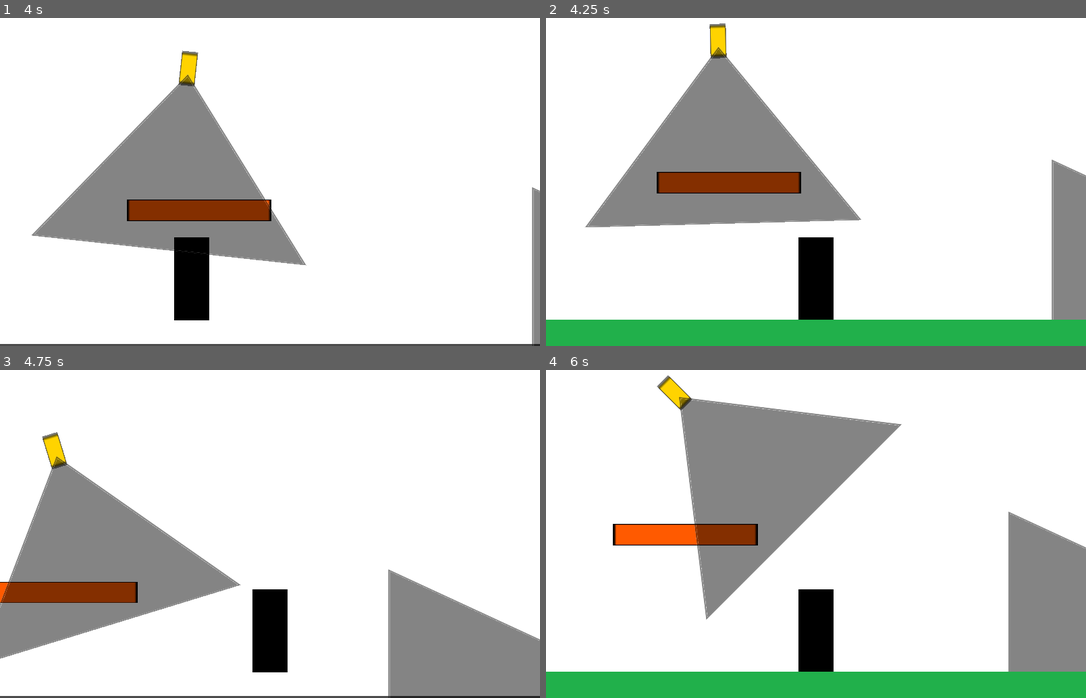
Above: before the commit, frames 1-4 (two rows, left to right).
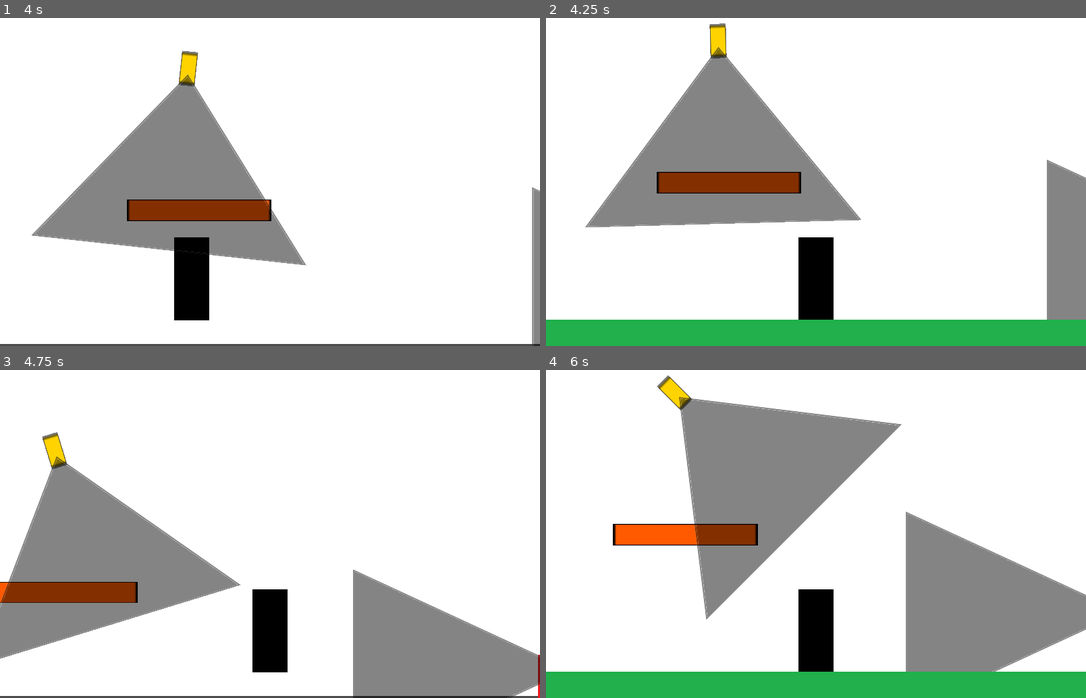
Above: after the commit, the same moments.

Repository: amuroBosetti/firulais-boss
Game: Godot game, scene res://Main.tscn
The game is run twice, just before and just after one commit, with the same random seed, the same clock (stepped at 60 frames per second) and the same inputs.
Inputs:
- Up to frame 1 (4 s): hold Right (move_right) 0.53-2.03 s; tap W (jump) at 0.77, 1.52, 3.02, 3.77 s; hold A (move_left) 2.03-2.78 s; hold Right (move_right) from 2.78 s (still down)
- Up to frame 2 (4.25 s): keep holding Right (move_right)
- Up to frame 3 (4.75 s): release Right (move_right) at 4.28 s; hold A (move_left) from 4.28 s (still down); tap W (jump) at 4.52 s
- Up to frame 4 (6 s): release A (move_left) at 5.03 s; hold Right (move_right) 5.03-5.78 s; hold A (move_left) from 5.78 s (still down)

Frame 1 is identical in both runs. In frame 2, 0.6% of the frame differs, in the area x 92-100%, y 43-92%; in frame 3, 4.1%; in frame 4, 11%, in the area x 66-100%, y 43-92%.

Commit message:
delimito mov guardias con tilemap

Diff:
--- /dev/null
+++ b/GuardLimit.gd
@@ -0,0 +1,2 @@
+extends TileMap
+class_name GuarLimit
--- a/Main.tscn
+++ b/Main.tscn
@@ -1,15 +1,15 @@
-[gd_scene load_steps=12 format=2]
+[gd_scene load_steps=15 format=2]
 
 [ext_resource path="res://assets/textures/background.png" type="Texture" id=1]
 [ext_resource path="res://entities/player/Player.tscn" type="PackedScene" id=2]
+[ext_resource path="res://assets/textures/gray_square.png" type="Texture" id=3]
 [ext_resource path="res://entities/world/Limit_V.tscn" type="PackedScene" id=4]
 [ext_resource path="res://entities/enemies/Camera.tscn" type="PackedScene" id=5]
 [ext_resource path="res://entities/world/Platform.tscn" type="PackedScene" id=6]
 [ext_resource path="res://entities/enemies/Guard.tscn" type="PackedScene" id=7]
 [ext_resource path="res://entities/world/Shadow.tscn" type="PackedScene" id=8]
 [ext_resource path="res://assets/textures/floor.png" type="Texture" id=9]
-
-[sub_resource type="GDScript" id=1]
+[ext_resource path="res://GuardLimit.gd" type="Script" id=10]
 
 [sub_resource type="ConvexPolygonShape2D" id=3]
 points = PoolVector2Array( 64, 64, 0, 64, 0, 0, 64, 0 )
@@ -37,8 +37,33 @@
 } ]
 0/z_index = 0
 
+[sub_resource type="ConvexPolygonShape2D" id=5]
+points = PoolVector2Array( 64, 64, 0, 64, 0, 0, 64, 0 )
+
+[sub_resource type="TileSet" id=4]
+0/name = "gray_square.png 0"
+0/texture = ExtResource( 3 )
+0/tex_offset = Vector2( 0, 0 )
+0/modulate = Color( 1, 1, 1, 1 )
+0/region = Rect2( 0, 0, 64, 64 )
+0/tile_mode = 0
+0/occluder_offset = Vector2( 0, 0 )
+0/navigation_offset = Vector2( 0, 0 )
+0/shape_offset = Vector2( 0, 0 )
+0/shape_transform = Transform2D( 1, 0, 0, 1, 0, 0 )
+0/shape = SubResource( 5 )
+0/shape_one_way = false
+0/shape_one_way_margin = 1.0
+0/shapes = [ {
+"autotile_coord": Vector2( 0, 0 ),
+"one_way": false,
+"one_way_margin": 1.0,
+"shape": SubResource( 5 ),
+"shape_transform": Transform2D( 1, 0, 0, 1, 0, 0 )
+} ]
+0/z_index = 0
+
 [node name="Main" type="Node"]
-script = SubResource( 1 )
 
 [node name="CanvasLayer" type="CanvasLayer" parent="."]
 layer = -1
@@ -92,3 +117,12 @@
 collision_mask = 15
 format = 1
 tile_data = PoolIntArray( 589824, 0, 0, 589825, 0, 0, 589826, 0, 0, 589827, 0, 0, 589828, 0, 0, 589829, 0, 0, 589830, 0 …(1027 unchanged characters)…
+
+[node name="GuardLimit" type="TileMap" parent="."]
+visible = false
+tile_set = SubResource( 4 )
+collision_layer = 2
+collision_mask = 2
+format = 1
+tile_data = PoolIntArray( 458765, 0, 0, 458777, 0, 0, 524301, 0, 0, 524313, 0, 0 )
+script = ExtResource( 10 )
--- a/entities/enemies/Guard.gd
+++ b/entities/enemies/Guard.gd
@@ -1,9 +1,11 @@
 extends KinematicBody2D
+class_name Guard
 
 export (float) var SPEED = 90
 export (float) var GRAVITY:float = 60
 
-onready var move = false
+onready var state_machine = $StateMachine
+onready var spawn_position = global_position
 
 var raycast:RayCast2D
 var target = null
@@ -12,6 +14,7 @@
 
 func _ready():
 	raycast = $RayCast2D
+	state_machine.set_parent(self)
 
 func _process(delta):
 	if target != null:
--- a/entities/enemies/Guard.tscn
+++ b/entities/enemies/Guard.tscn
@@ -46,14 +46,15 @@
 [node name="StateMachine" type="Node" parent="."]
 script = ExtResource( 6 )
 
+[node name="Walk" type="Node" parent="StateMachine"]
+script = ExtResource( 5 )
+
 [node name="Idle" type="Node" parent="StateMachine"]
 script = ExtResource( 4 )
 
 [node name="IdleTimer" type="Timer" parent="StateMachine/Idle"]
-wait_time = 2.0
-
-[node name="Walk" type="Node" parent="StateMachine"]
-script = ExtResource( 5 )
+wait_time = 4.0
+one_shot = true
 
 [connection signal="body_entered" from="Area2D" to="." method="_on_Area2D_body_entered"]
 [connection signal="body_exited" from="Area2D" to="." method="_on_Area2D_body_exited"]
--- /dev/null
+++ b/entities/enemies/GuardCollisionShape2D.gd
@@ -0,0 +1 @@
+extends CollisionShape2D
--- a/entities/enemies/GuardStateMachine.gd
+++ b/entities/enemies/GuardStateMachine.gd
@@ -5,4 +5,3 @@
 		"idle": $Idle,
 		"walk": $Walk
 	}
-	current_state = $Walk
--- a/entities/enemies/GuardWalkState.gd
+++ b/entities/enemies/GuardWalkState.gd
@@ -1,11 +1,6 @@
 extends "res://entities/AbstractState.gd"
 
-var count:int = 0
-
 func update(delta:float):
-
-	if count < 250:
-		get_owner()._apply_movement()
-		count += 1
-	else:
+	get_owner()._apply_movement()
+	if(get_owner().is_on_wall()):
 		emit_signal("finished", "idle")
--- a/entities/player/IdleState.gd
+++ b/entities/player/IdleState.gd
@@ -6,6 +6,8 @@
 	if event.is_action_pressed("jump") && parent.is_on_floor():
 		emit_signal("finished", "jump")
 
+var count = 0
+
 func update(delta:float):
 	parent._handle_deacceleration()
 	parent._apply_movement()
--- a/project.godot
+++ b/project.godot
@@ -9,12 +9,24 @@
 config_version=4
 
 _global_script_classes=[ {
+"base": "TileMap",
+"class": "GuarLimit",
+"language": "GDScript",
+"path": "res://GuardLimit.gd"
+}, {
+"base": "KinematicBody2D",
+"class": "Guard",
+"language": "GDScript",
+"path": "res://entities/enemies/Guard.gd"
+}, {
 "base": "KinematicBody2D",
 "class": "Player",
 "language": "GDScript",
 "path": "res://entities/player/Player.gd"
 } ]
 _global_script_class_icons={
+"GuarLimit": "",
+"Guard": "",
 "Player": ""
 }
 
Binary file added: assets/textures/gray_square.png
Not shown, added: assets/textures/gray_square.png.import
